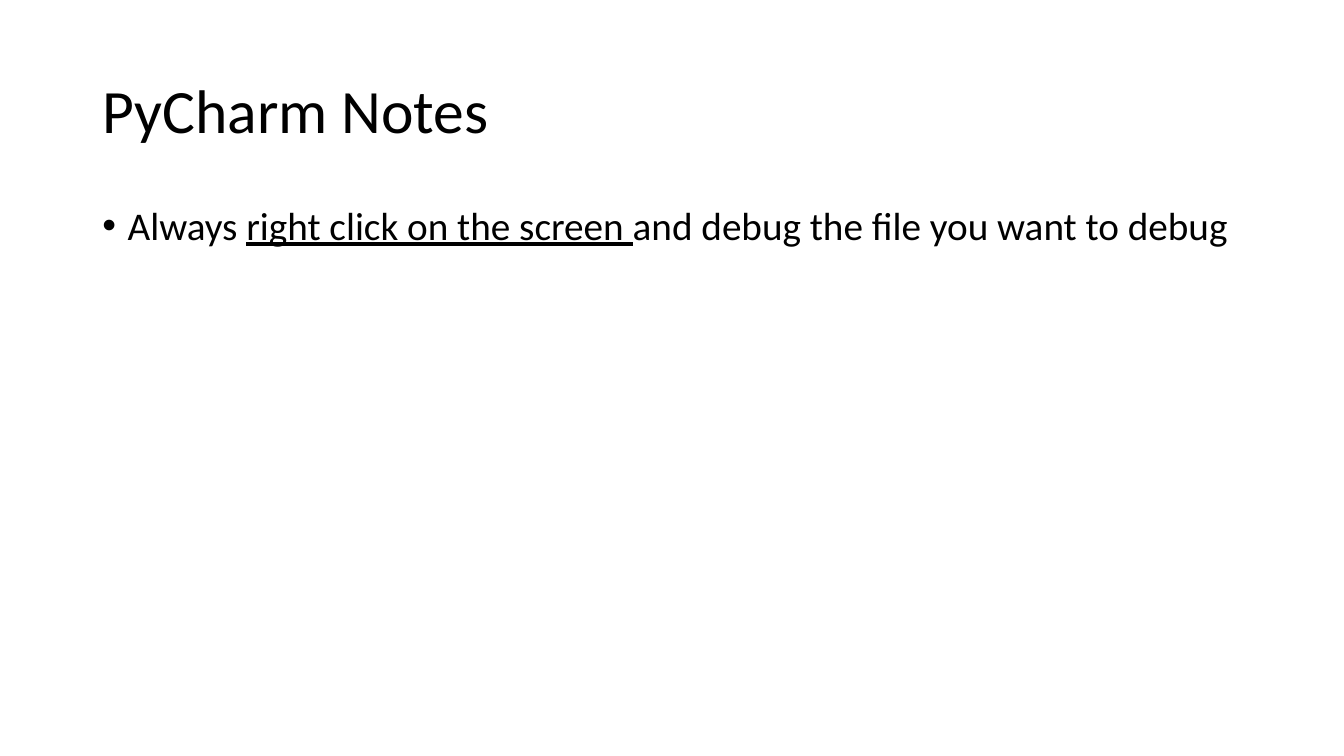
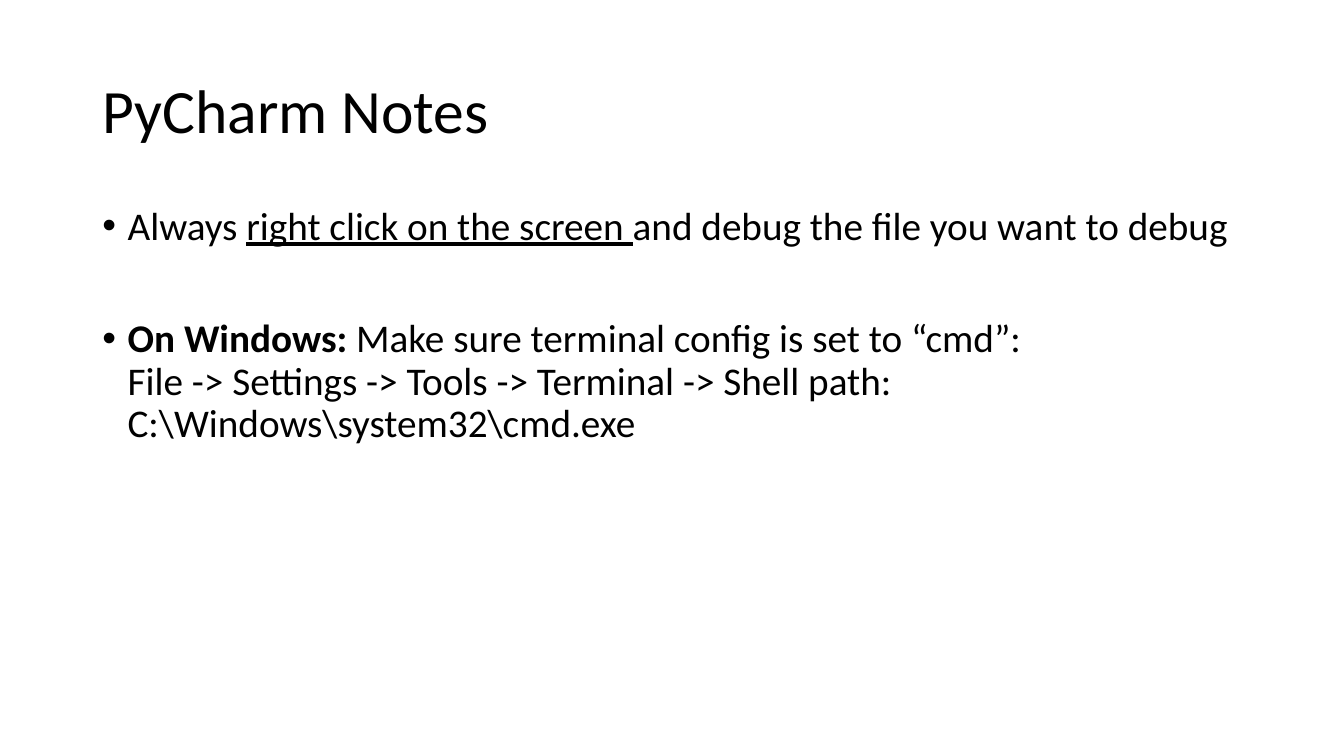
Before and after one commit to jjahanip/BIOF063, a slide deck: slide 16 of day_1/day_1.pptx. Drawn at 1344x756 pixels with LibreOffice and Linux fonts; fonts in the diff are those of the drawing. Boxes give left, top, right and bottom in pixels: in the first picture for what was removed or moved away, otherwise in the second. Text is boxed around its words. In the diff, an @@ line names an element or a change of style, - is before the commit and + after.

Commit message:
update day 1 presentation

```diff
--- a/day_1/day_1.pptx
+++ b/day_1/day_1.pptx
@@ text at [128, 324, 1021, 444]: paragraph added @@
+• On Windows: Make sure terminal config is set to “cmd”:
+  File -> Settings -> Tools -> Terminal -> Shell path:
+  C:\Windows\system32\cmd.exe
```
